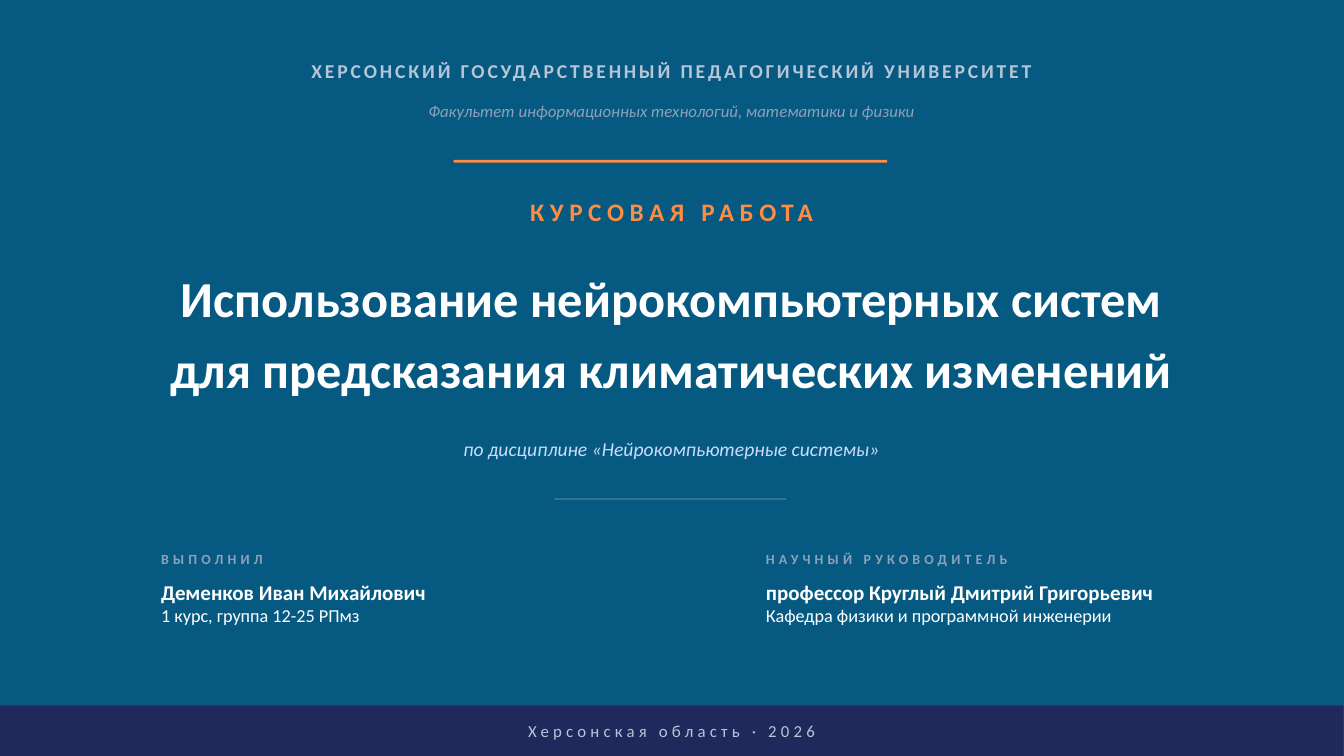
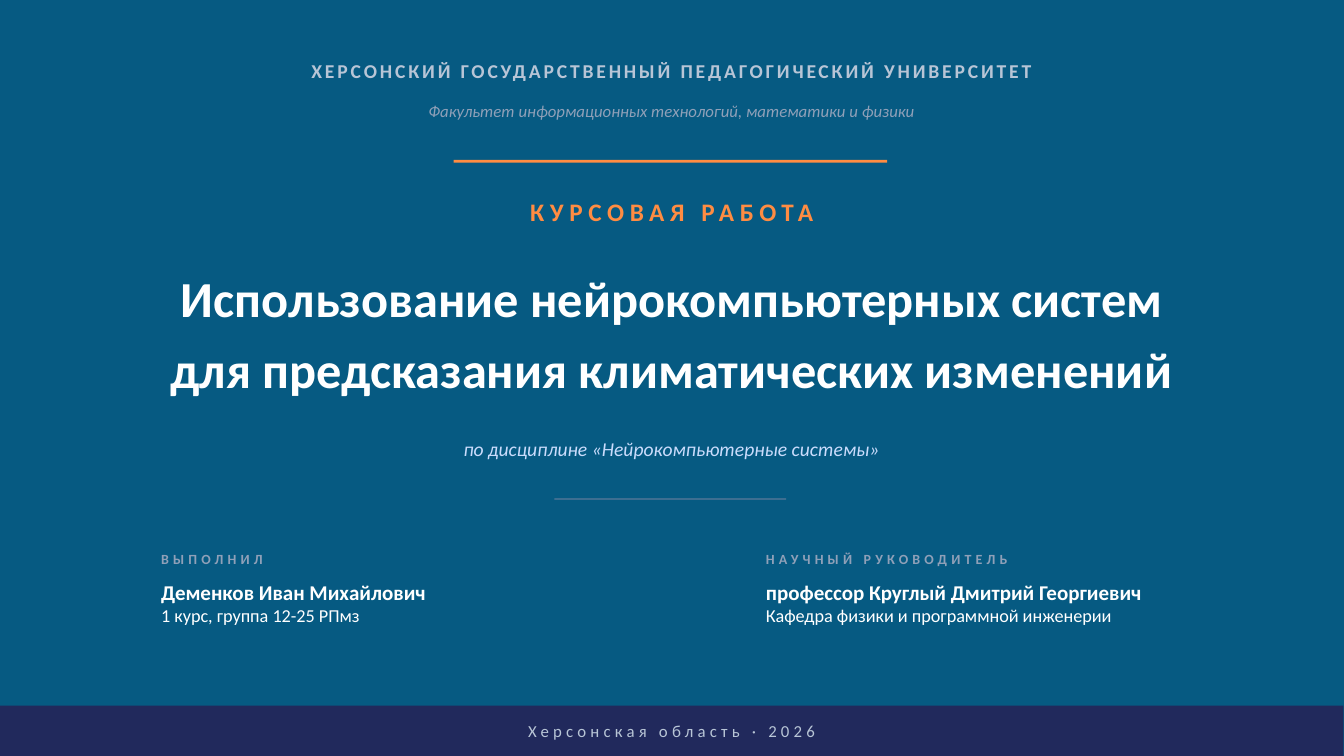
Before and after one commit to demenkov/edu, a slide deck: slide 1 of 2_semester/kursovaya/result/6_presentaciya.pptx. Drawn at 1344x756 pixels with LibreOffice and Linux fonts; fonts in the diff are those of the drawing. Boxes give left, top, right and bottom in pixels: in the first picture for what was removed or moved away, otherwise in the second. Text is boxed around its words. In the diff, an @@ line names an element or a change of style, - is before the commit and + after.

Commit message:
presentation

```diff
--- a/2_semester/kursovaya/result/6_presentaciya.pptx
+++ b/2_semester/kursovaya/result/6_presentaciya.pptx
@@ text at <box>766,585,1141,604</box>: text changed @@
-профессор Круглый Дмитрий Григорьевич
+профессор Круглый Дмитрий Георгиевич
```
